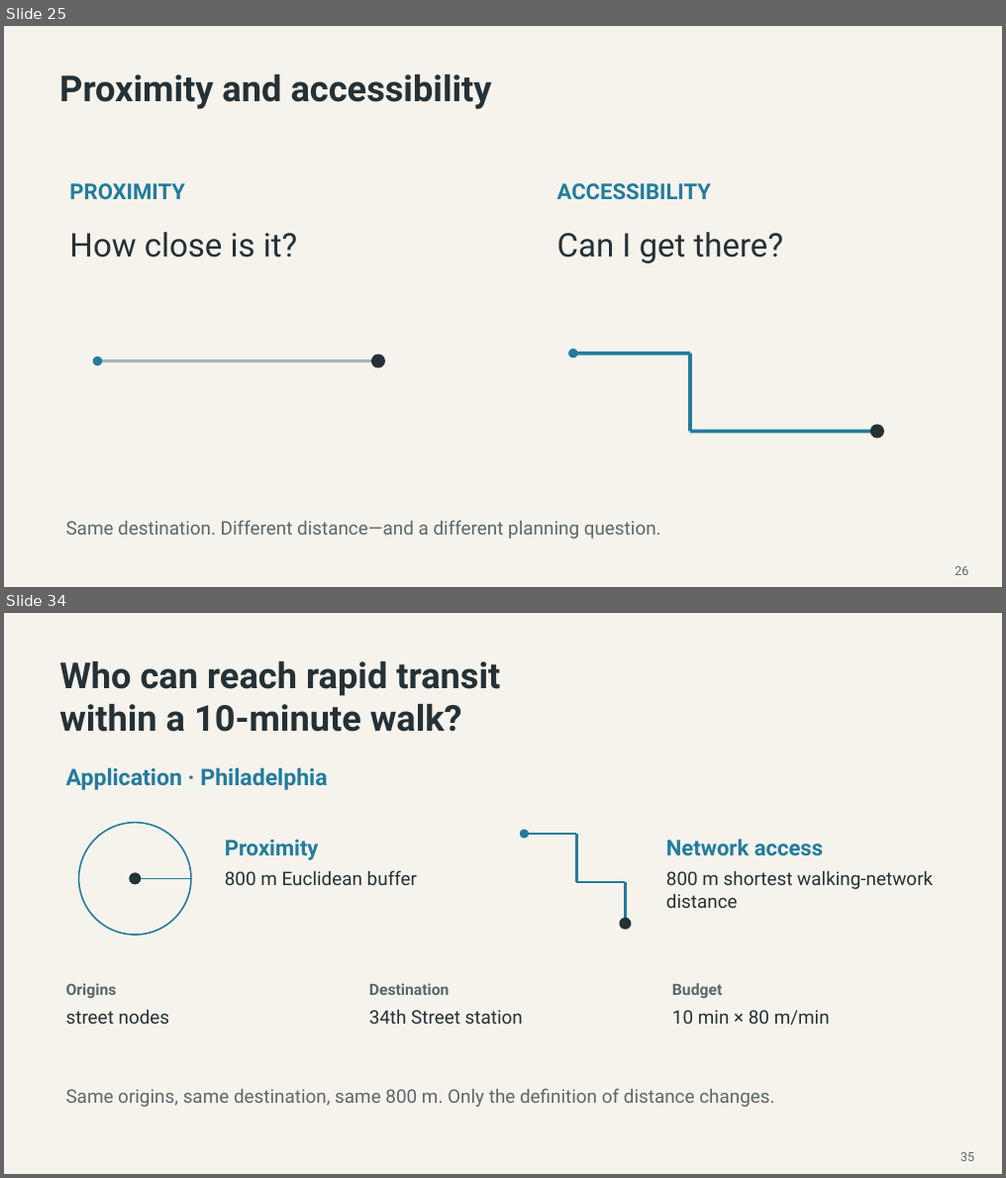
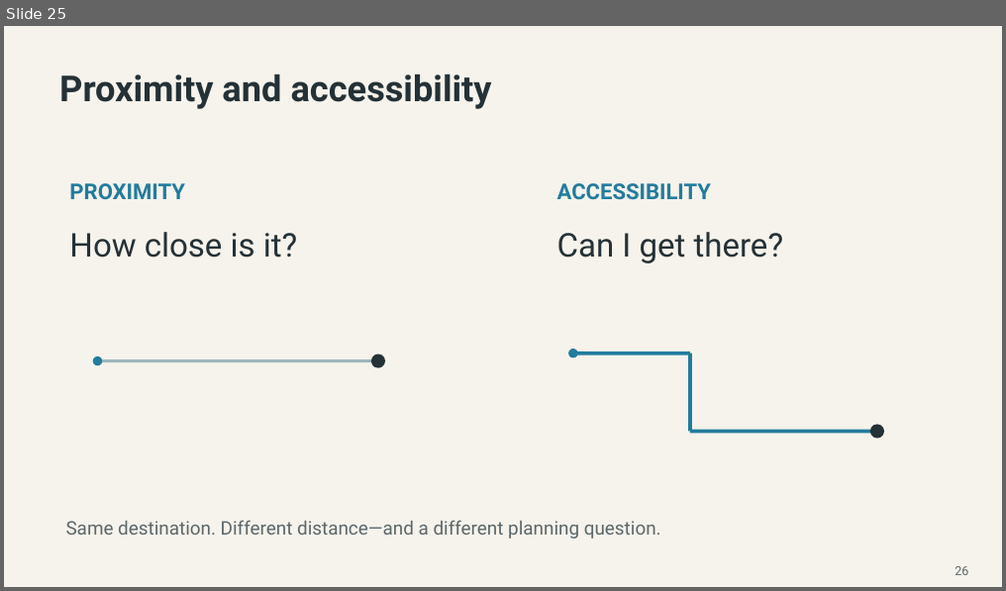
Before and after one commit to MUSA-Zhanchao/OSM-lecture, a slide deck: OSM_Pandana_Lecture-revised-final.pptx. Shown one above the other, each under a label of ours: slides 25 and 34 before the commit, slide 25 after it; the slides between them are not shown. The pictures are 1006x1178 and 1006x591 pixels, drawn with LibreOffice and Linux fonts; fonts in the diff are those of the drawing. Boxes give left, top, right and bottom in pixels: in the first picture for what was removed or moved away, otherwise in the second. Text is boxed around its words. In the diff, an @@ line names an element or a change of style, - is before the commit and + after.

```diff
--- a/OSM_Pandana_Lecture-revised-final.pptx
+++ b/OSM_Pandana_Lecture-revised-final.pptx
@@ slide 34 removed at (4, 613, 1002, 1174), background #F6F3EC @@
@@ text removed at (59, 662, 500, 732) @@
-Who can reach rapid transit
-within a 10-minute walk?
@@ text removed at (66, 767, 327, 790) @@
-Application · Philadelphia
@@ ellipse removed at (79, 823, 191, 935) @@
@@ text removed at (225, 839, 319, 861) @@
-Proximity
@@ ellipse removed at (520, 830, 529, 839) @@
@@ line removed from (525, 834) to (576, 834) @@
@@ line removed from (576, 834) to (576, 882) @@
@@ text removed at (666, 839, 823, 857) @@
-Network access
@@ ellipse removed at (129, 872, 141, 884) @@
@@ line removed from (135, 878) to (191, 878) @@
@@ text removed at (225, 870, 417, 885) @@
-800 m Euclidean buffer
@@ text removed at (666, 871, 933, 908) @@
-800 m shortest walking-network distance
@@ line removed from (576, 882) to (626, 882) @@
@@ line removed from (626, 882) to (626, 924) @@
@@ ellipse removed at (620, 918, 632, 930) @@
@@ text removed at (66, 983, 117, 998) @@
-Origins
@@ text removed at (369, 983, 450, 995) @@
-Destination
@@ text removed at (672, 983, 723, 998) @@
-Budget
@@ text removed at (66, 1010, 170, 1024) @@
-street nodes
@@ text removed at (369, 1010, 523, 1024) @@
-34th Street station
@@ text removed at (672, 1010, 830, 1025) @@
-10 min × 80 m/min
@@ text removed at (66, 1088, 774, 1107) @@
-Same origins, same destination, same 800 m. Only the definition of distance changes.
@@ text removed at (960, 1153, 974, 1161) @@
-35
```
Also in this commit, not shown: 5 slides changed, 9 slides added, 8 other slides removed, 1 other file.
